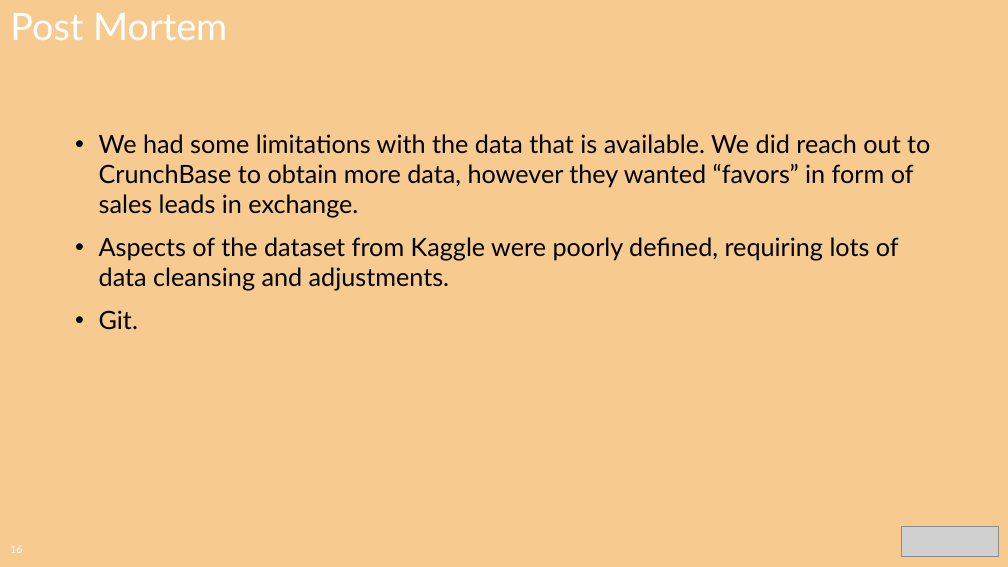
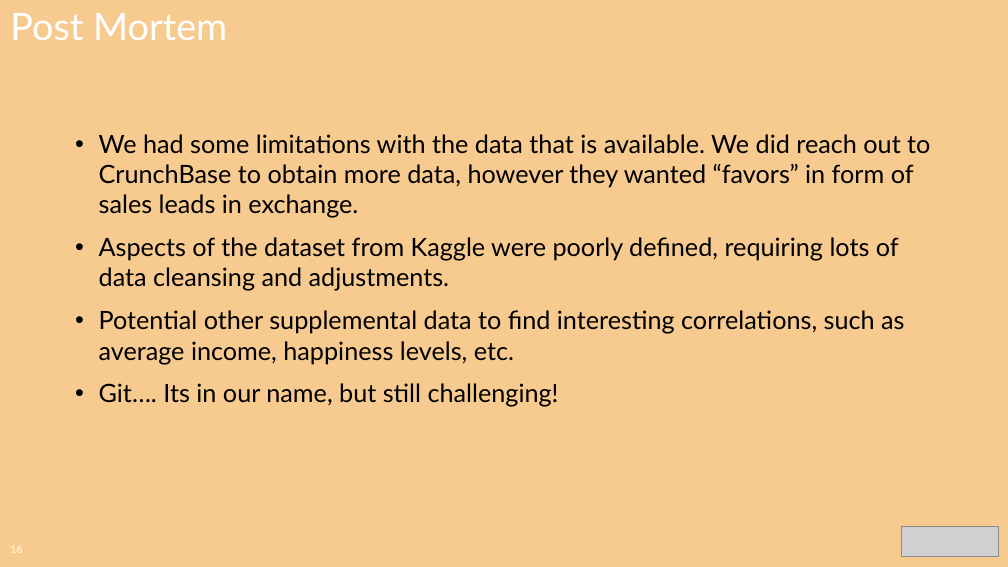
Before and after one commit to CharlesPBiggar/Data-Analytics-Project-1, a slide deck: slide 16 of Presentation/GiterDun Presentation.pptx. Drawn at 1008x567 pixels with LibreOffice and Linux fonts; fonts in the diff are those of the drawing; grey boxes stand for pictures; background and template pictures are left out. Boxes give left, top, right and bottom in pixels: in the first picture for what was removed or moved away, otherwise in the second. Text is boxed around its words. In the diff, an @@ line names an element or a change of style, - is before the commit and + after.

```diff
--- a/Presentation/GiterDun Presentation.pptx
+++ b/Presentation/GiterDun Presentation.pptx
@@ text at [99, 310, 904, 407]: text changed @@
-• Git.
+• Potential other supplemental data to find interesting correlations, such as average income, happiness levels, etc.
+• Git…. Its in our name, but still challenging!
```
Also in this commit, not shown: 1 other slide changed, 1 other file.
